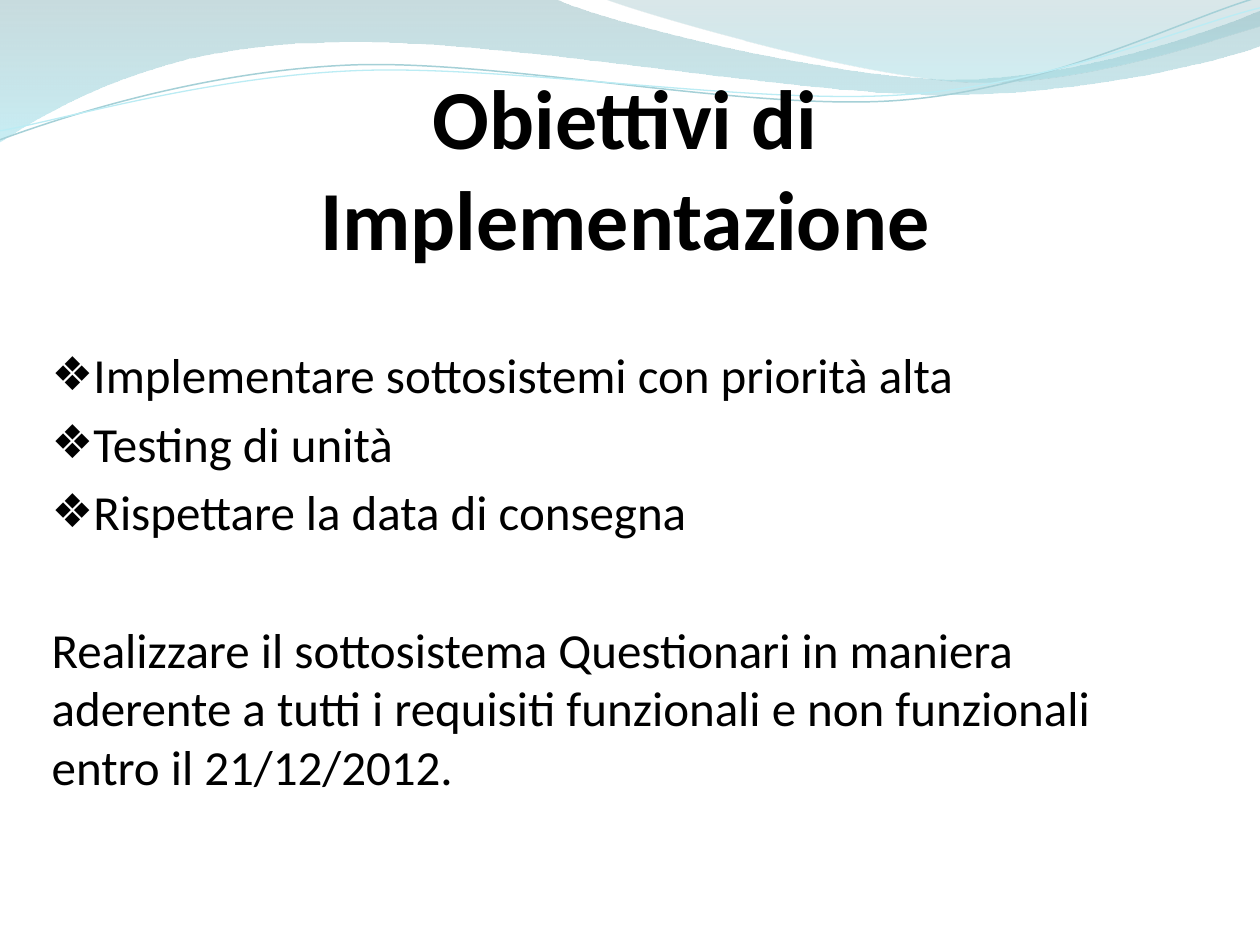
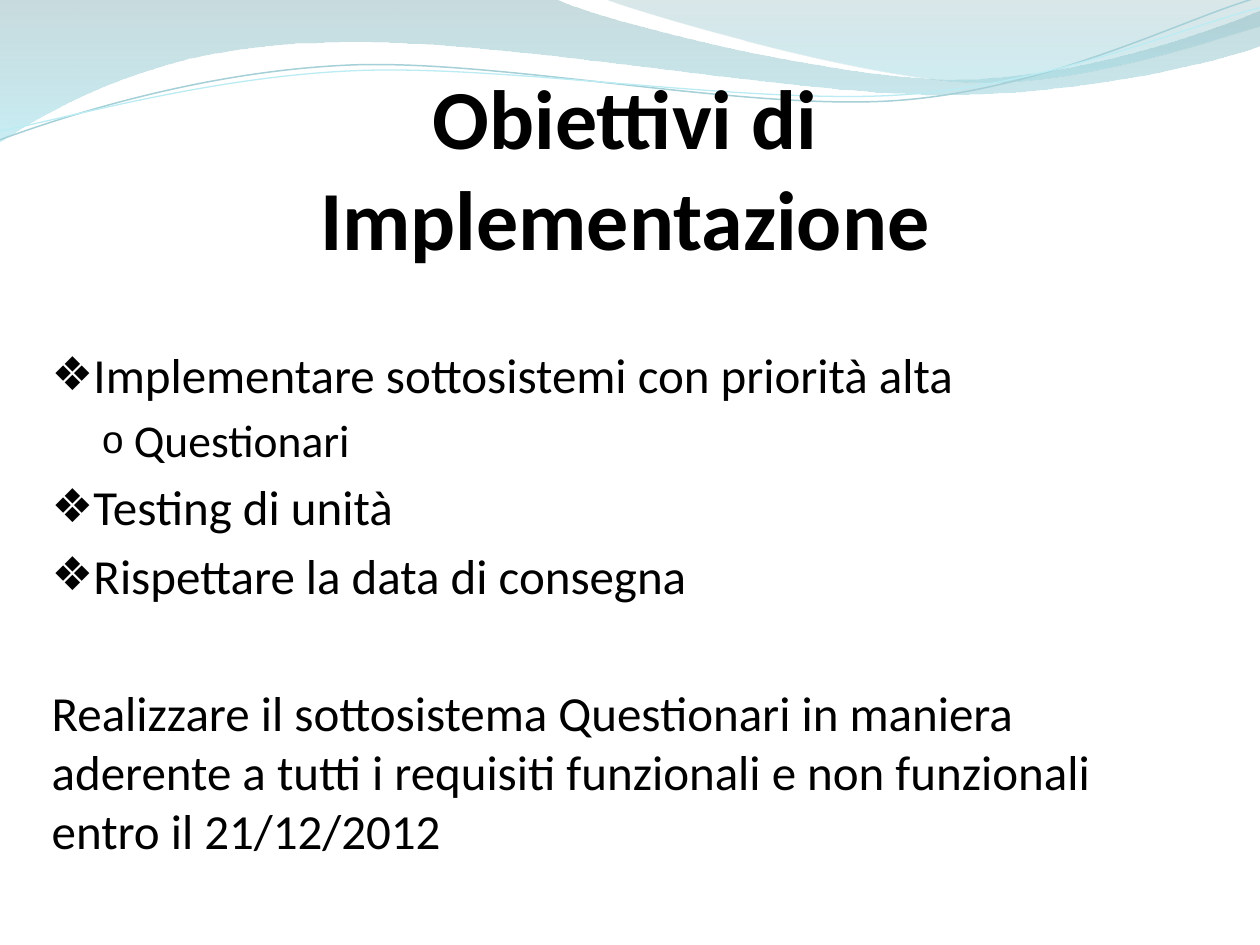
Before and after one commit to ammirate/at-silo, a slide deck: slide 29 of Presentazione/Atsilo3/Atsilo_H_PresentazioneFinale.pptx. Drawn at 1260x945 pixels with LibreOffice and Linux fonts; fonts in the diff are those of the drawing. Boxes give left, top, right and bottom in pixels: in the first picture for what was removed or moved away, otherwise in the second. Text is boxed around its words. In the diff, an @@ line names an element or a change of style, - is before the commit and + after.

```diff
--- a/Presentazione/Atsilo3/Atsilo_H_PresentazioneFinale.pptx
+++ b/Presentazione/Atsilo3/Atsilo_H_PresentazioneFinale.pptx
@@ text at (x1=134, y1=425, x2=350, y2=463): paragraph added @@
+  o Questionari
@@ text at (x1=52, y1=697, x2=1089, y2=851): text changed @@
-Realizzare il sottosistema Questionari in maniera aderente a tutti i requisiti funzionali e non funzionali entro il 21/12/2012.
+Realizzare il sottosistema Questionari in maniera aderente a tutti i requisiti funzionali e non funzionali entro il 21/12/2012
```
Also in this commit, not shown: 8 other slides changed, 5 slides added, 1 slide removed.
